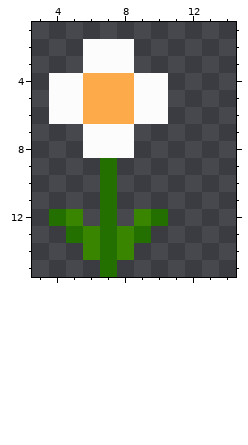
Pixel-art sprite, stored at tutorials/img/zoetic_flower-128px.png. That is the earlier state.
The file is 128x128 pixels, drawn in blocks of 8x8; one block is one cell here. Colours within 5 levels of each other are drawn and written as one. Shown: x 3..14, y 1..15.
The same view after the edit:
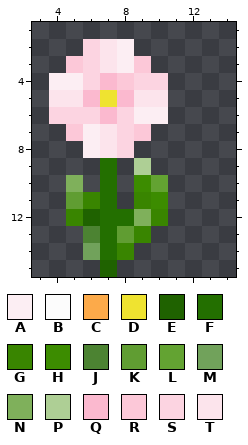
Palette (. is transparent): A #fceef3  B #fcfcfc  C #fcaa4a  D #efe330  E #1f6200  F #236f00  G #398500  H #3c8c00  J #4c8332  K #609d32  L #63a332  M #71a25b  N #7fb05b  P #aecf95  Q #fbb9cf  R #fcc8d8  S #fcd4e1  T #fce4ec
From old to new:
@@ x 3..14 @@
  1 ............
- 2 ...BBB......
- 3 ...BBB......
- 4 .BBCCCBB....
- 5 .BBCCCBB....
- 6 .BBCCCBB....
- 7 ...BBB......
- 8 ...BBB......
- 9 ....F.......
-10 ....F.......
-11 ....F.......
-12 .FG.F.GF....
-13 ..FGFGF.....
-14 ...GFG......
-15 ....F.......
+ 2 ...STA......
+ 3 ..RSTAR.....
+ 4 .AASQRSS....
+ 5 .TTQDQTT....
+ 6 .SSSQSAA....
+ 7 ..RATSR.....
+ 8 ...ATS......
+ 9 ....F.P.....
+10 ..N.F.HL....
+11 ..KGF.GH....
+12 ..GEFFNG....
+13 ...JFKG.....
+14 ...MFG......
+15 ....E.......
